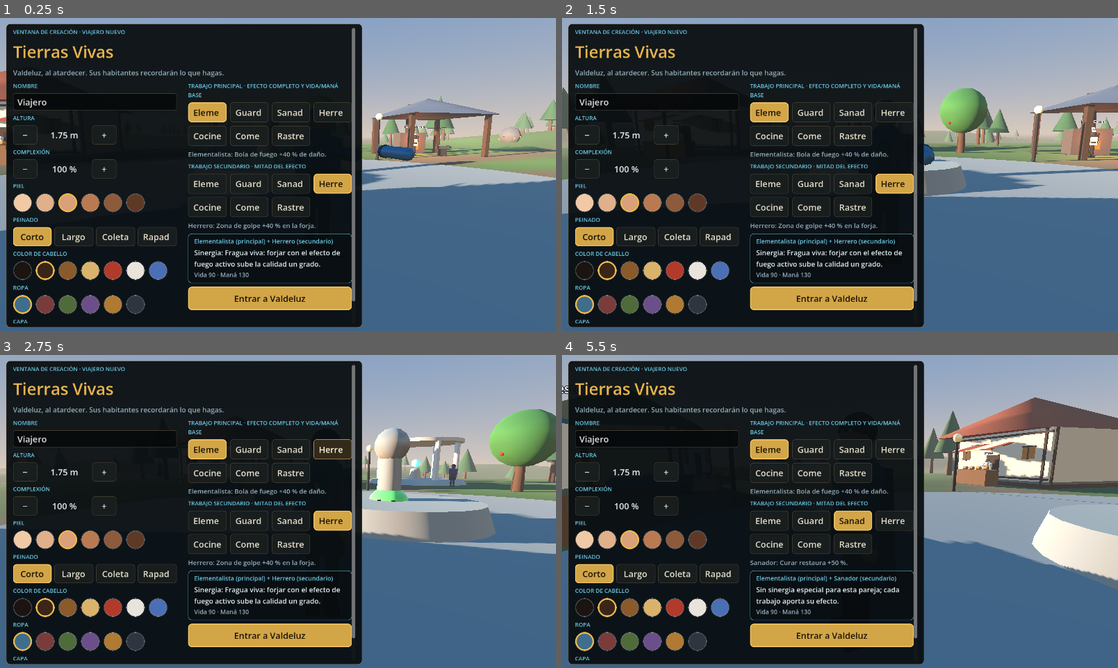
Above: before the commit, frames 1-4 (two rows, left to right).
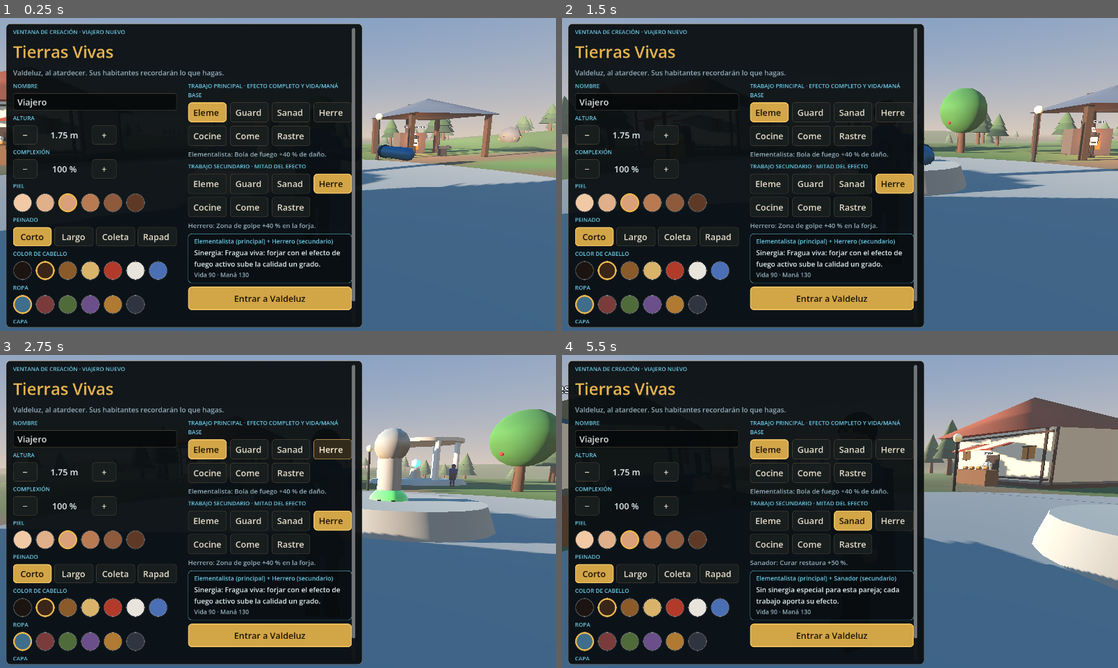
Above: after the commit, the same moments.

Repository: samuelguerrerodelarosa005-arch/tierras-vivientes
Game: Godot game, scene res://main.tscn
The game is run twice, just before and just after one commit, with the same random seed, the same clock (stepped at 60 frames per second) and the same inputs.
Inputs (mouse positions are in pixels of both pictures, inside the frame that each line leads up to):
- Up to frame 1 (0.25 s): no input
- Up to frame 2 (1.5 s): tap Enter at 0.5 s; move the mouse to (962, 158) at 0.52 s; hold D (move_right) 0.53-1.28 s; hold F (eat) 0.53-1.28 s; click (962, 158) at 0.67 s; tap Space (jump) at 0.77 s; move the mouse to (728, 190) at 1.27 s; hold S (move_back) from 1.28 s (still down); tap E (interact) at 1.35 s
- Up to frame 3 (2.75 s): tap Space (jump) at 1.52 s; move the mouse to (333, 442) at 2.02 s; release S (move_back) at 2.03 s; hold D (move_right) from 2.03 s (still down); hold R (rumors) from 2.03 s (still down)
- Up to frame 4 (5.5 s): move the mouse to (812, 574) at 2.77 s; release D (move_right) at 2.78 s; release R (rumors) at 2.78 s; hold W (move_forward) 2.78-3.53 s; tap Shift (run) at 2.85 s; click (812, 574) at 2.92 s; tap Space (jump) at 3.02, 3.77, 4.52 s; move the mouse to (1006, 558) at 3.52 s; hold 1 (spell_1) 3.53-4.28 s; hold A (move_left) 3.53-5.03 s; move the mouse to (673, 464) at 4.27 s; tap 2 (spell_2) at 4.35 s; move the mouse to (867, 511) at 5.02 s; hold S (move_back) from 5.03 s (still down); hold 3 (spell_3) from 5.03 s (still down); click (867, 511) at 5.17 s

The runs differ from the first frame. In frame 1, 0.4% of the frame differs, in the area x 68-100%, y 25-41%; in frame 2, 0.4%, in the area x 0-100%, y 22-40%; in frame 3, 0.2%; in frame 4, 0.3%.

Commit message:
Mejorar siluetas de árboles con copas por capas

Diff:
--- a/godot/scripts/world.gd
+++ b/godot/scripts/world.gd
@@ -434,20 +434,33 @@
 	trunk_m.height = 2.2
 	trunk_m.radial_segments = 6
 	trunk_m.material = Util.mat(Util.hex("#5b3f28"))
-	var cone_m := CylinderMesh.new()
-	cone_m.top_radius = 0.0
-	cone_m.bottom_radius = 1.5
-	cone_m.height = 3.6
-	cone_m.radial_segments = 7
-	cone_m.material = Util.mat(Util.hex("#2f5a34"))
+	# Tres niveles de copa con verdes distintos: silueta más arbórea sin mallas individuales.
+	var foliage_meshes: Array[Mesh] = []
+	var foliage_specs := [
+		[1.55, 2.15, "#344d30", 2.55],
+		[1.28, 2.0, "#3d5a35", 3.25],
+		[0.92, 1.75, "#49643b", 3.95],
+	]
+	for spec in foliage_specs:
+		var fm := CylinderMesh.new()
+		fm.top_radius = 0.02
+		fm.bottom_radius = float(spec[0])
+		fm.height = float(spec[1])
+		fm.radial_segments = 8
+		fm.rings = 1
+		fm.material = Util.mat(Util.hex(str(spec[2])))
+		foliage_meshes.append(fm)
 	var mt := MultiMesh.new()
 	mt.transform_format = MultiMesh.TRANSFORM_3D
 	mt.mesh = trunk_m
 	mt.instance_count = pts.size()
-	var mc := MultiMesh.new()
-	mc.transform_format = MultiMesh.TRANSFORM_3D
-	mc.mesh = cone_m
-	mc.instance_count = pts.size()
+	var foliage_multimeshes: Array[MultiMesh] = []
+	for fm in foliage_meshes:
+		var fmm := MultiMesh.new()
+		fmm.transform_format = MultiMesh.TRANSFORM_3D
+		fmm.mesh = fm
+		fmm.instance_count = pts.size()
+		foliage_multimeshes.append(fmm)
 	var col := StaticBody3D.new()
 	add_child(col)
 	for i in pts.size():
@@ -456,7 +469,10 @@
 		var s := randf_range(0.8, 1.4)
 		var b := Basis(Vector3.UP, randf() * TAU).scaled(Vector3(s, s, s))
 		mt.set_instance_transform(i, Transform3D(b, Vector3(p.x, y + 1.1 * s, p.y)))
-		mc.set_instance_transform(i, Transform3D(b, Vector3(p.x, y + 3.8 * s, p.y)))
+		for layer in foliage_multimeshes.size():
+			var spec: Array = foliage_specs[layer]
+			var layer_y := y + float(spec[3]) * s
+			foliage_multimeshes[layer].set_instance_transform(i, Transform3D(b, Vector3(p.x, layer_y, p.y)))
 		if p.length() < 90.0:
 			var cs := CollisionShape3D.new()
 			var cy := CylinderShape3D.new()
@@ -465,7 +481,9 @@
 			cs.shape = cy
 			cs.position = Vector3(p.x, y + 1.5, p.y)
 			col.add_child(cs)
-	for m in [mt, mc]:
+	var all_multimeshes: Array[MultiMesh] = [mt]
+	all_multimeshes.append_array(foliage_multimeshes)
+	for m in all_multimeshes:
 		var mmi := MultiMeshInstance3D.new()
 		mmi.multimesh = m
 		add_child(mmi)
